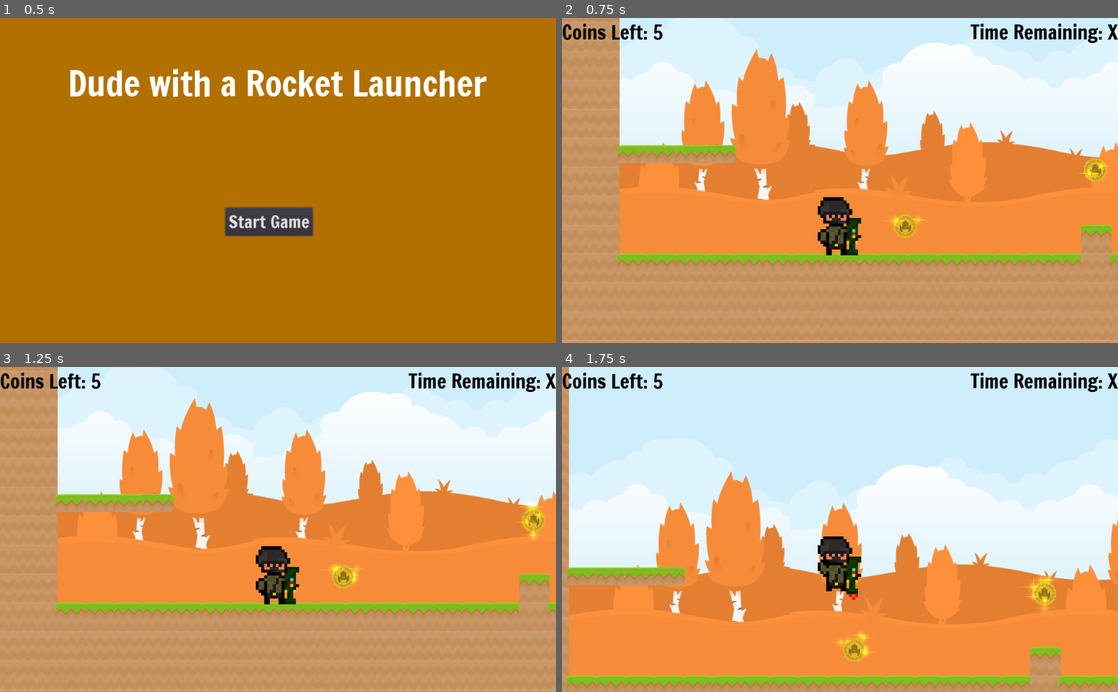
Above: before the commit, frames 1-4 (two rows, left to right).
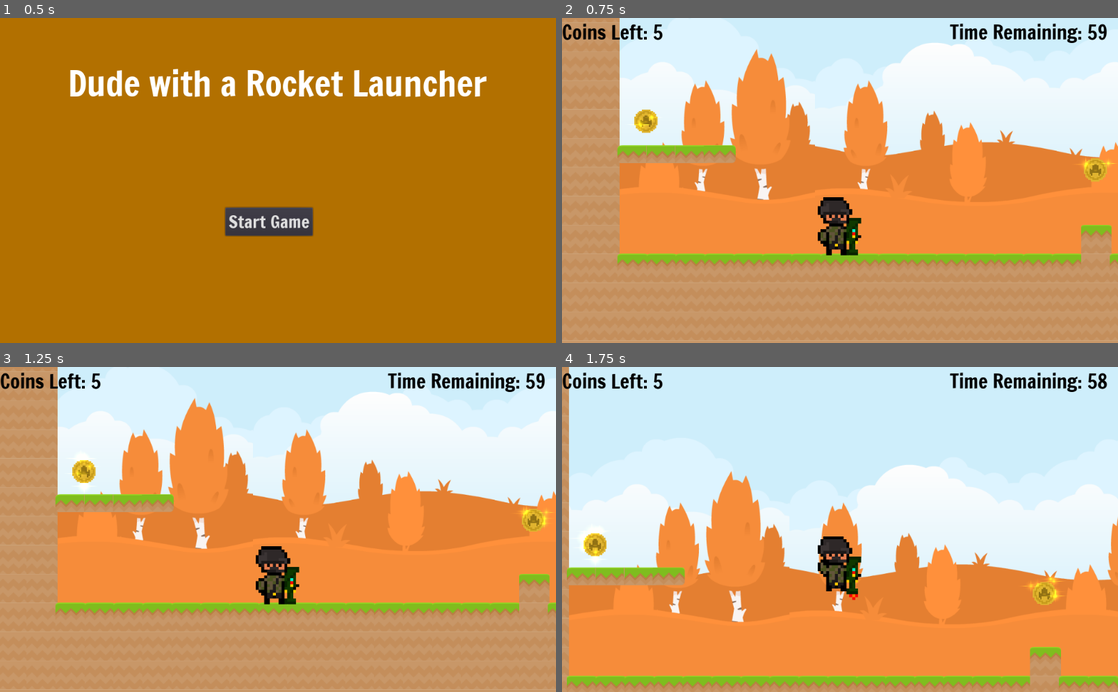
Above: after the commit, the same moments.

Repository: bsu-cs315/P2-ncbarber
Game: Godot game, scene res://src/Title.tscn
Same seed, same stepped clock (60 frames per second), same inputs: the game is played once before the commit and once after it.
Inputs:
- Up to frame 1 (0.5 s): no input
- Up to frame 2 (0.75 s): click "Start Game" at 0.5 s
- Up to frame 3 (1.25 s): no input
- Up to frame 4 (1.75 s): hold D (right) from 1.28 s (still down); hold Space (rocket_launch) from 1.28 s (still down); tap W (jump) at 1.52 s

Frame 1 is identical in both runs. In frame 2, 1.5% of the frame differs, in the area x 13-100%, y 1-68%; in frame 3, 1.6%; in frame 4, 1.6%, in the area x 3-100%, y 1-91%.

Commit message:
Add variability to coin spawns and a countdown timer

Diff:
--- a/project/src/HUD.tscn
+++ b/project/src/HUD.tscn
@@ -25,8 +25,16 @@
 [node name="TimeRemaining" type="Label" parent="."]
 anchor_left = 1.0
 anchor_right = 1.0
-margin_left = -272.0
+margin_left = -310.0
 margin_bottom = 52.0
 custom_fonts/font = SubResource( 2 )
 custom_colors/font_color = Color( 0, 0, 0, 1 )
-text = "Time Remaining: X"
+text = "Time Remaining: XX"
+__meta__ = {
+"_edit_use_anchors_": false
+}
+
+[node name="Timer" type="Timer" parent="."]
+wait_time = 60.0
+one_shot = true
+autostart = true
--- a/project/src/Level.gd
+++ b/project/src/Level.gd
@@ -4,20 +4,43 @@
 var HUD : Sprite
 var score := 5
 var timer := 0
+var running := true
 
 func _ready():
+	var randomNumber : RandomNumberGenerator = RandomNumberGenerator.new()
+	randomNumber.randomize()
 	spawn_player()
-	spawn_coin(Vector2(250, 450))
 	spawn_coin(Vector2(670, 325))
-	spawn_coin(Vector2(1680, 100))
-	spawn_coin(Vector2(2460,85))
+
+	var generatedNumber := randi()%4+1
+	if generatedNumber == 1:
+		spawn_coin(Vector2(-323, 217))
+		spawn_coin(Vector2(3040, -934))
+		spawn_coin(Vector2(randomNumber.randi_range(1050, 2585), 465))
+	elif generatedNumber == 2:
+		spawn_coin(Vector2(0, -530))
+		spawn_coin(Vector2(2932, 715))
+	elif generatedNumber == 3:
+		spawn_coin(Vector2(2614, 75))
+		spawn_coin(Vector2(randomNumber.randi_range(378, 1425), -703))
+	elif generatedNumber == 4:
+		spawn_coin(Vector2(randomNumber.randi_range(2745, 3335), 15))
+		spawn_coin(Vector2(1700, 90))
 
 
 func _process(_delta):
+	timer = $HUD/Timer.time_left
+	$HUD/Score.text = "Coins Left: %d" % score
+	$HUD/TimeRemaining.text = "Time Remaining: %d" % timer
+
+	if score == 0:
+		# Run Game Over Screen
+		score = 0
+	if timer == 0:
+		# Run You lose
+		timer = 0
 	if Input.is_action_pressed("restart"):
 		restart_level()
-
-	$HUD/Score.text = "Coins Left: %d" % score
 
 
 func spawn_player():
@@ -37,7 +60,7 @@
 	if body == character:
 		coin.queue_free()
 		score -= 1
-		print("Score: ", score)
+		#print("Score: ", score)
 
 
 func restart_level():
--- a/project/src/Level.tscn
+++ b/project/src/Level.tscn
@@ -1,10 +1,11 @@
-[gd_scene load_steps=16 format=2]
+[gd_scene load_steps=17 format=2]
 
 [ext_resource path="res://assets/Sprites/backgroundColorFall.png" type="Texture" id=1]
 [ext_resource path="res://assets/Sprites/tiles.png" type="Texture" id=2]
 [ext_resource path="res://src/HUD.tscn" type="PackedScene" id=3]
 [ext_resource path="res://src/Level.gd" type="Script" id=4]
 [ext_resource path="res://assets/Sprites/backgroundEmpty.png" type="Texture" id=5]
+[ext_resource path="res://src/Coin.tscn" type="PackedScene" id=6]
 
 [sub_resource type="ConvexPolygonShape2D" id=1]
 points = PoolVector2Array( 1, 3.375, 66, 3.375, 68, 69, 0, 69 )
@@ -251,3 +252,6 @@
 tile_data = PoolIntArray( -1310667, 1, 0, -1310666, 1, 0, -1245131, 1, 0, -1245130, 1, 0, -1179595, 1, 0, -1179594, 1,  …(7272 unchanged characters)…
 
 [node name="HUD" parent="." instance=ExtResource( 3 )]
+
+[node name="Coin" parent="." instance=ExtResource( 6 )]
+position = Vector2( 2550.43, 71.0533 )
Not shown, changed: README.md
